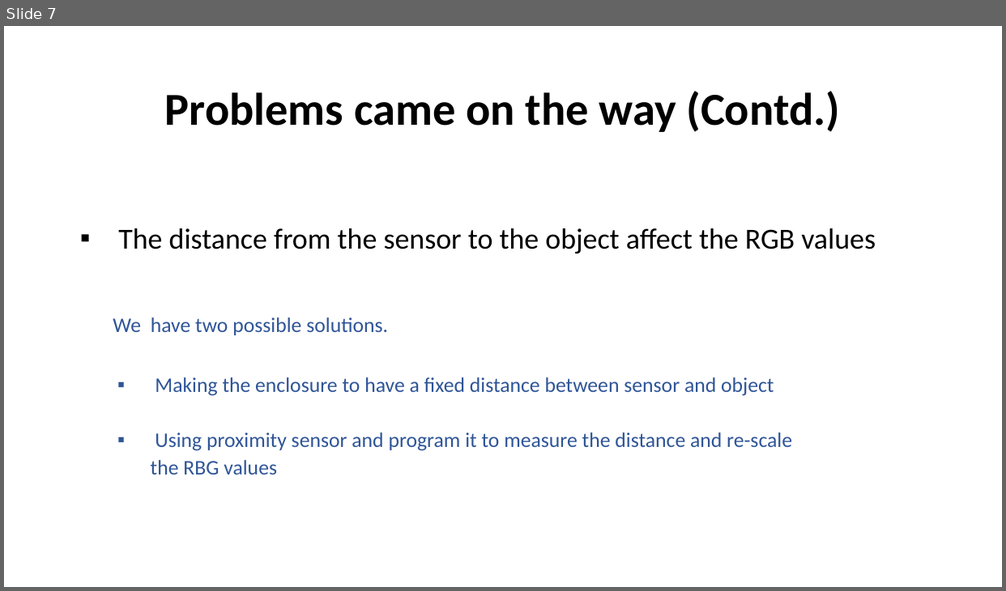
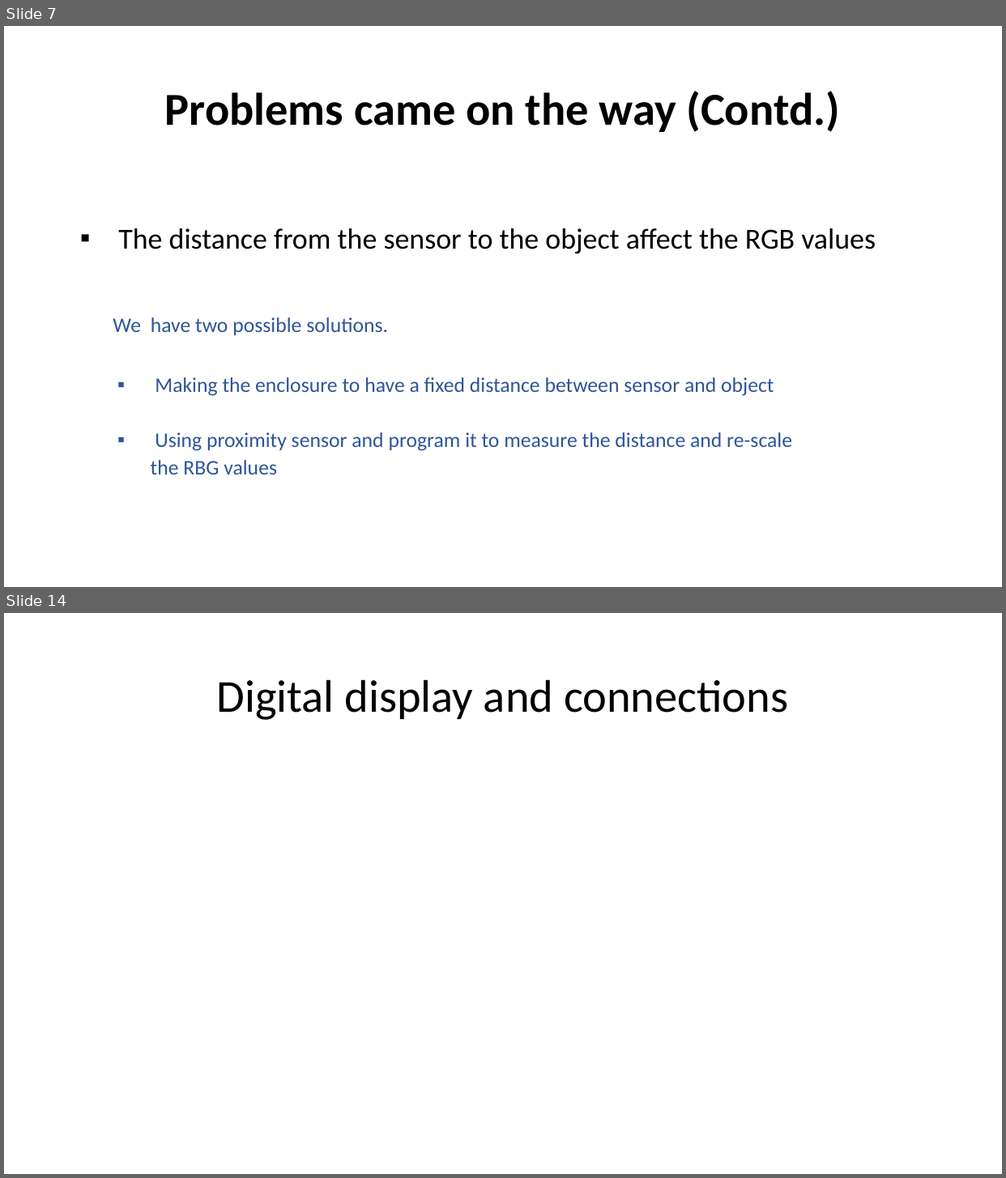
Before and after one commit to Team-Sagittarius-ENTC/RGBsensor, a slide deck: prabhashwara/PROGRESS AND SUMMARY.pptx. Shown one above the other, each under a label of ours: slide 7 before the commit, slides 7 and 14 after it; the slides between them are not shown. The pictures are 1006x591 and 1006x1178 pixels, drawn with LibreOffice and Linux fonts; fonts in the diff are those of the drawing. Boxes give left, top, right and bottom in pixels: in the first picture for what was removed or moved away, otherwise in the second. Text is boxed around its words. In the diff, an @@ line names an element or a change of style, - is before the commit and + after.

```diff
--- a/prabhashwara/PROGRESS AND SUMMARY.pptx
+++ b/prabhashwara/PROGRESS AND SUMMARY.pptx
@@ slide 14 added at [4,613,1002,1174], background #FFFFFF @@
@@ title added at [216,679,788,720], 44 pt, text #000000 @@
+Digital display and connections
```
Also in this commit, not shown: 7 other slides added, 1 slide removed, 1 other file.
